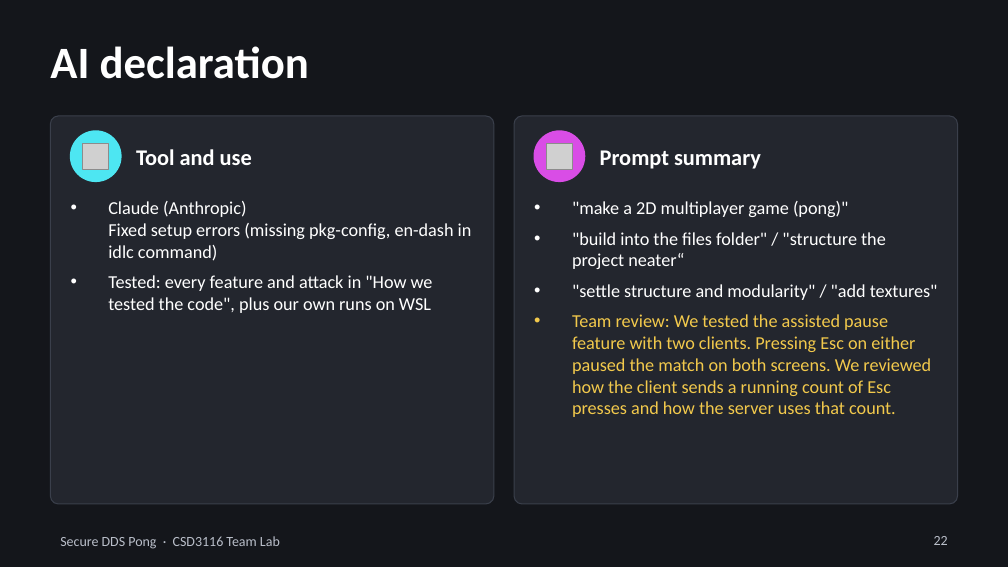
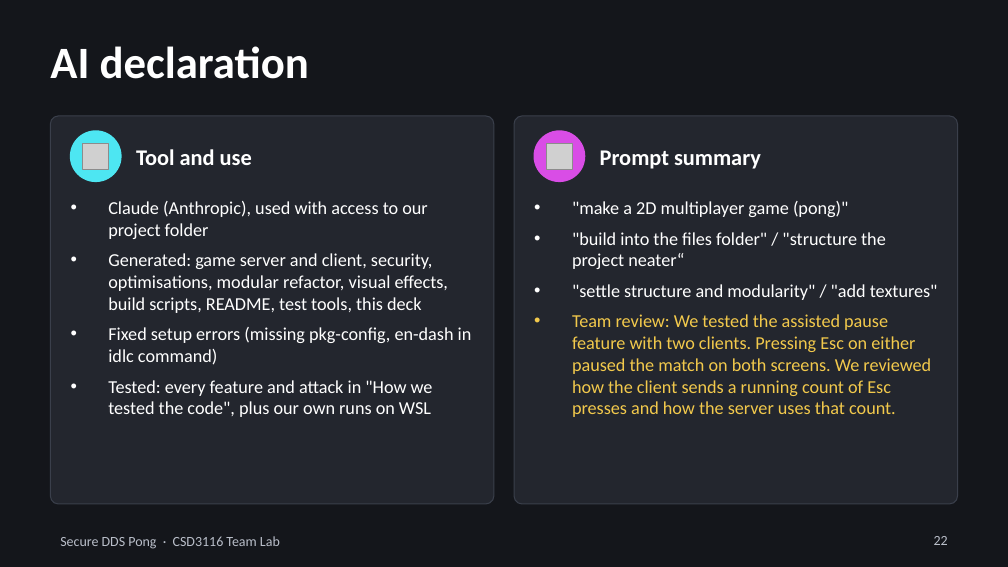
Before and after one commit to Woh-Kye-Le/CSD3116_Team_assignment, a slide deck: slide 22 of Presentation_Slides.pptx. Drawn at 1008x567 pixels with LibreOffice and Linux fonts; fonts in the diff are those of the drawing; grey boxes stand for pictures. Boxes give left, top, right and bottom in pixels: in the first picture for what was removed or moved away, otherwise in the second. Text is boxed around its words. In the diff, an @@ line names an element or a change of style, - is before the commit and + after.

```diff
--- a/Presentation_Slides.pptx
+++ b/Presentation_Slides.pptx
@@ text at bbox=[108, 201, 472, 365]: text changed @@
-• Claude (Anthropic)
-  Fixed setup errors (missing pkg-config, en-dash in idlc command)
+• Claude (Anthropic), used with access to our project folder
+• Generated: game server and client, security, optimisations, modular refactor, visual effects, build scripts, README, test tools, this deck
+• Fixed setup errors (missing pkg-config, en-dash in idlc command)
```
Also in this commit, not shown: 1 other slide changed.
